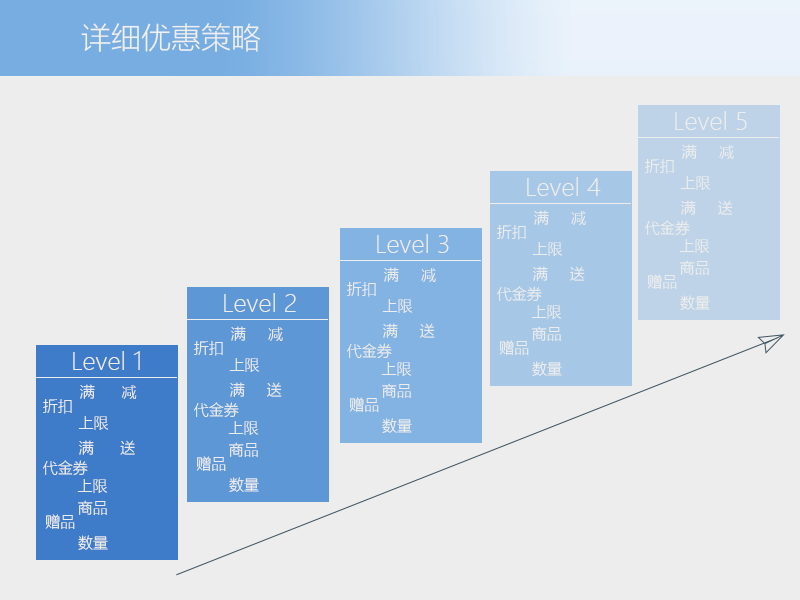
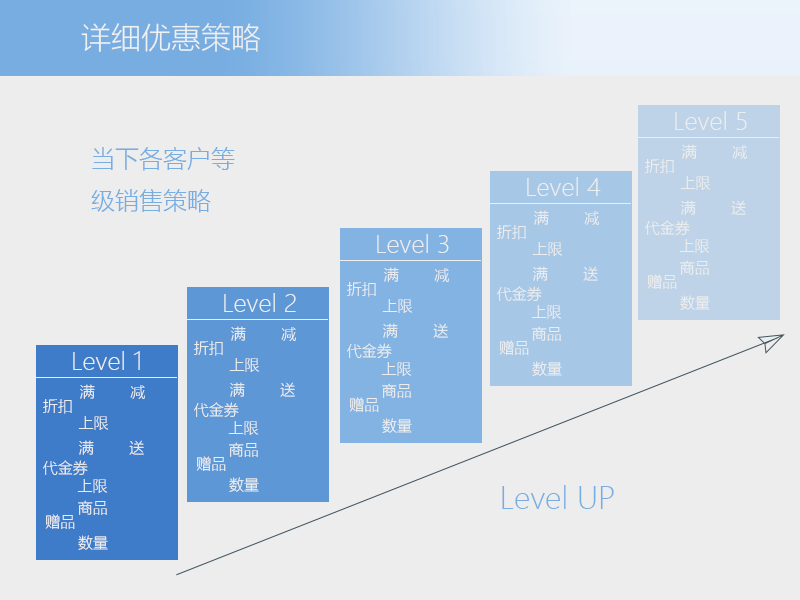
Revision of a layered 800px x 600px image; what changed, layer by layer:
showed "当下各客户等 级销售策略" over [91, 147, 235, 213]
showed "Level UP" (1st of 2) over [502, 485, 614, 509]
painted on "满 送" (1st of 5, in "levels" › "level1 副本 4" › "策略") over [718, 200, 746, 215]
painted on "满 减" (1st of 5, in "levels" › "level1 副本 4" › "策略") over [719, 145, 747, 159]
painted on "满 送" (2nd of 5, in "levels" › "level1 副本 3" › "策略") over [570, 266, 598, 281]
painted on "满 减" (2nd of 5, in "levels" › "level1 副本 3" › "策略") over [571, 211, 599, 225]
painted on "满 送" (3rd of 5, in "levels" › "level1 副本 2" › "策略") over [420, 323, 448, 338]
painted on "满 减" (3rd of 5, in "levels" › "level1 副本 2" › "策略") over [421, 268, 449, 282]
painted on "满 送" (4th of 5, in "levels" › "level1 副本" › "策略") over [267, 382, 295, 397]
painted on "满 减" (4th of 5, in "levels" › "level1 副本" › "策略") over [268, 327, 296, 341]
painted on "满 送" (5th of 5, in "levels" › "level1" › "策略") over [120, 440, 144, 455]
painted on "满 减" (5th of 5, in "levels" › "level1" › "策略") over [121, 385, 145, 399]
